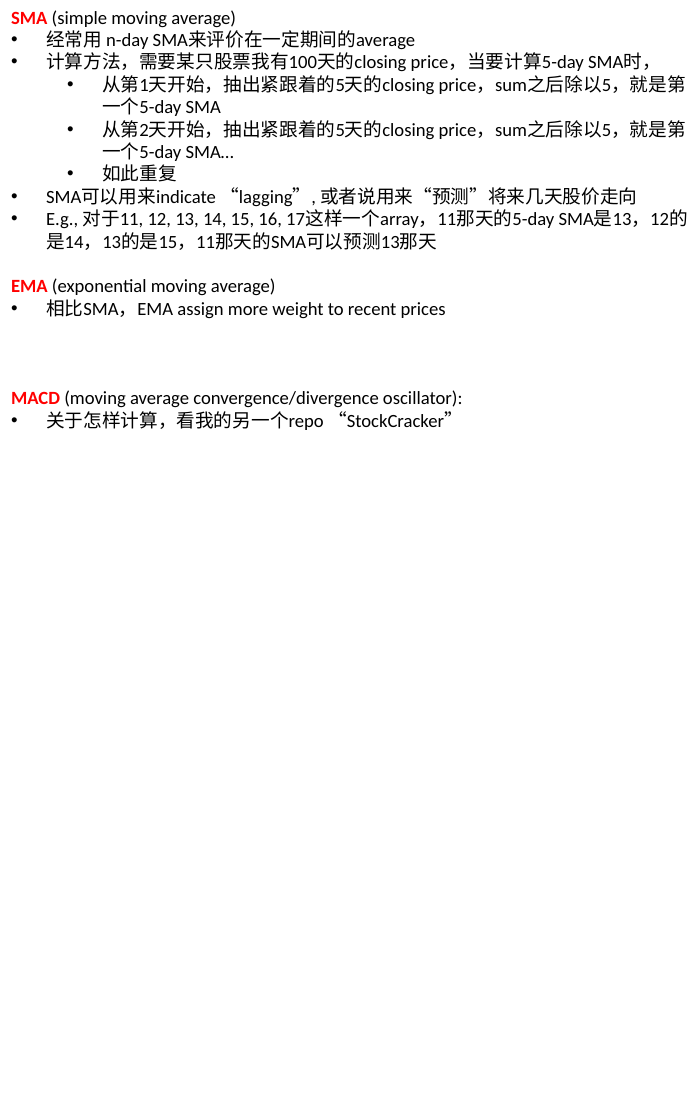
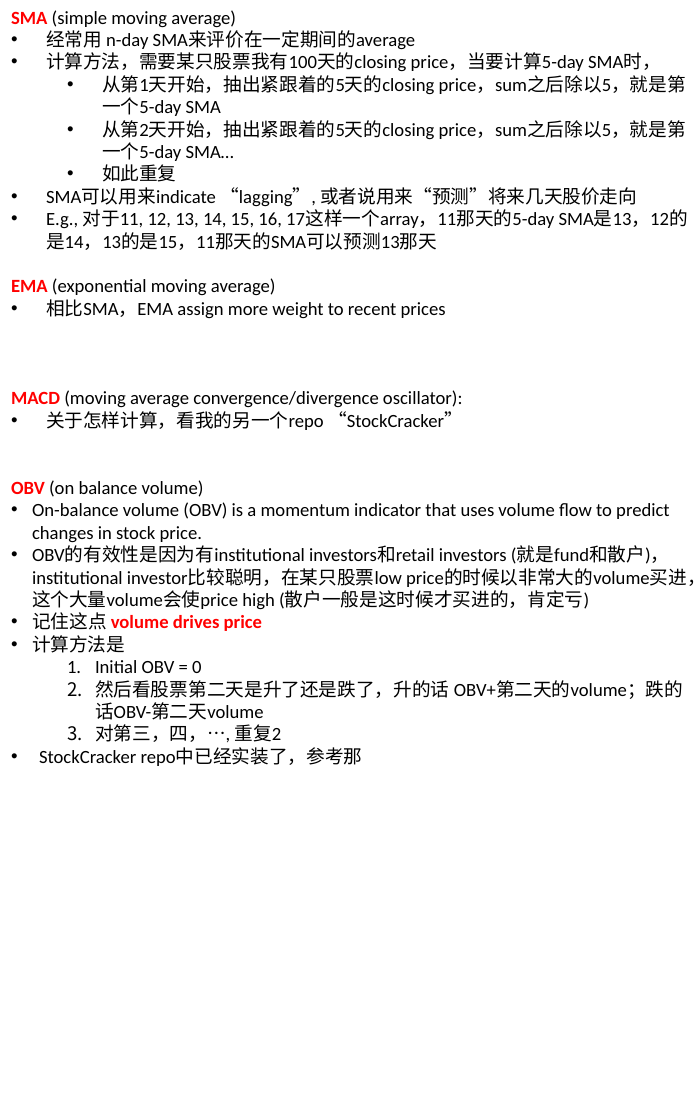
Before and after one commit to legend507/CommonSense, a slide deck: slide 11 of [BeAInvestor].pptx (slide 10 before the commit). Drawn at 700x1120 pixels with LibreOffice and Linux fonts; fonts in the diff are those of the drawing. Boxes give left, top, right and bottom in pixels: in the first picture for what was removed or moved away, otherwise in the second. Text is boxed around its words. In the diff, an @@ line names an element or a change of style, - is before the commit and + after.

Commit message:
update knowledge
- Geek
add ALSR exploit knowledge
add checksec knowledge
- Investor
add 世界時価総額ランキング knowledge
add OBV explanation

```diff
--- a/[BeAInvestor].pptx
+++ b/[BeAInvestor].pptx
@@ text at (11, 480, 700, 766): paragraphs added @@
+OBV (on balance volume)
+• On-balance volume (OBV) is a momentum indicator that uses volume flow to predict changes in stock price.
+• OBV的有效性是因为有institutional investors和retail investors (就是fund和散户)，institutional investor比较聪明，在某只股票low price的时候以非常大的volume买进，这个大量volume会使price high (散户一般是这时候才买进的，肯定亏)
+• 记住这点 volume drives price
+• 计算方法是
+  1. Initial OBV = 0
+  2. 然后看股票第二天是升了还是跌了，升的话 OBV+第二天的volume；跌的话OBV-第二天volume
+  3. 对第三，四，…, 重复2
+• StockCracker repo中已经实装了，参考那
```
Also in this commit, not shown: 1 slide added.
